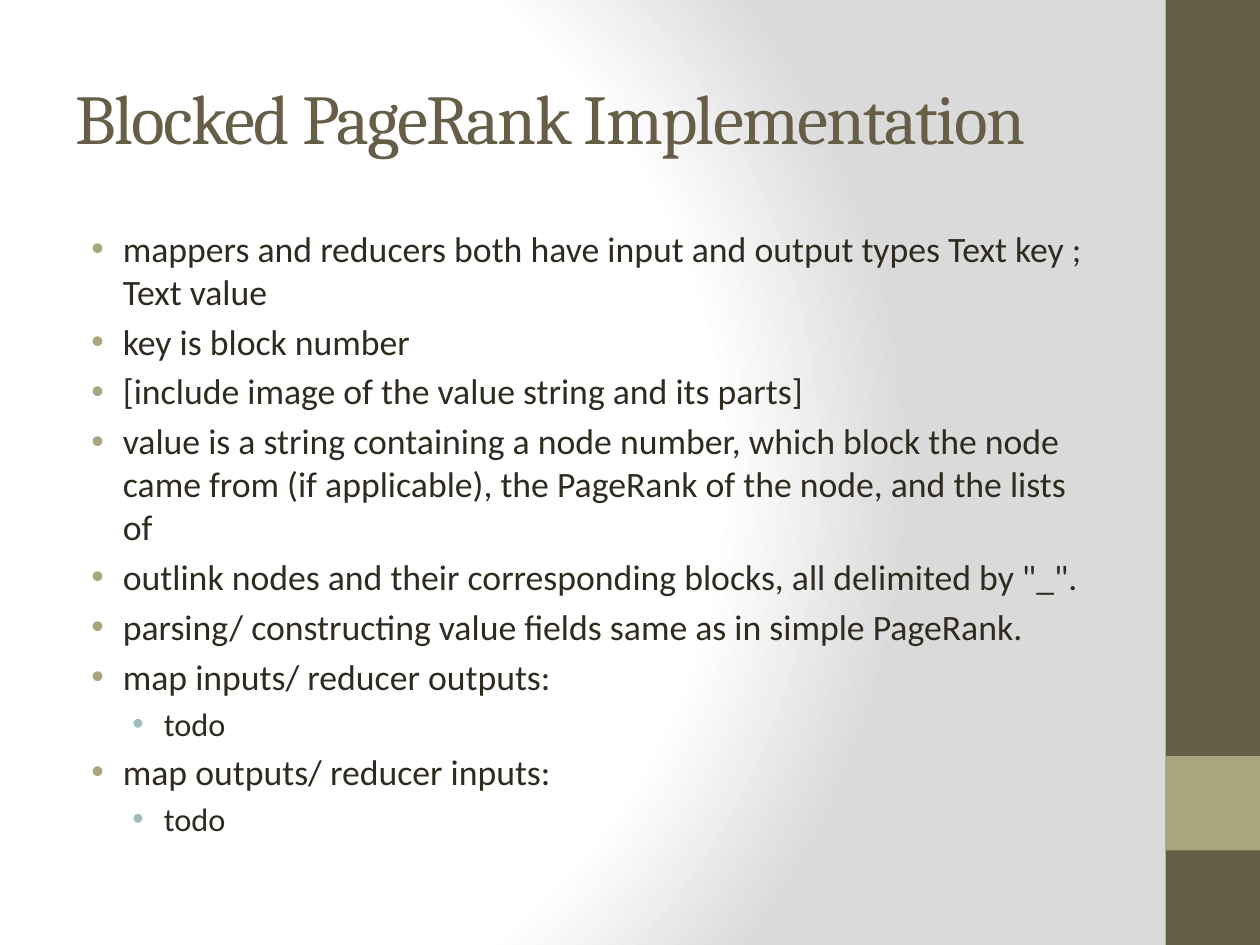
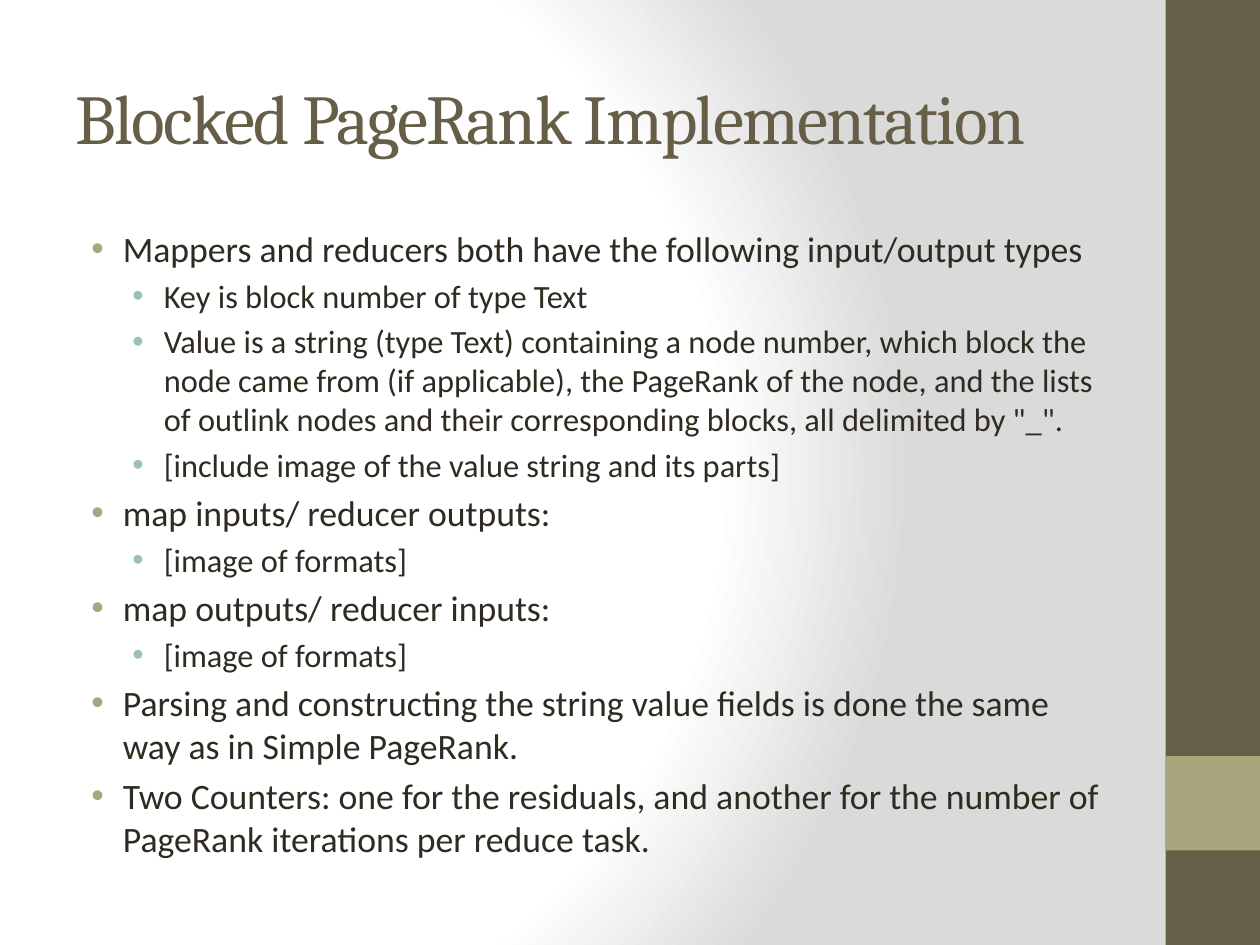
Before and after one commit to piranna0/CS5300P2, a slide deck: slide 9 of presentation.pptx (slide 8 before the commit). Drawn at 1260x945 pixels with LibreOffice and Linux fonts; fonts in the diff are those of the drawing. Boxes give left, top, right and bottom in pixels: in the first picture for what was removed or moved away, otherwise in the second. Text is boxed around its words. In the diff, an @@ line names an element or a change of style, - is before the commit and + after.

```diff
--- a/presentation.pptx
+++ b/presentation.pptx
@@ text at (x1=123, y1=237, x2=1093, y2=437): text changed; size 20.4 to 18.5 pt @@
-• mappers and reducers both have input and output types Text key ; Text value
-• key is block number
+• Mappers and reducers both have the following input/output types
+  • Key is block number of type Text
+  • Value is a string (type Text) containing a node number, which block the node came from (if applicable), the PageRank of the node, and the lists of outlink nodes and their corresponding blocks, all delimited by "_".
@@ text at (x1=123, y1=429, x2=1066, y2=646): paragraphs removed @@
-• value is a string containing a node number, which block the node came from (if applicable), the PageRank of the node, and the lists of
-• outlink nodes and their corresponding blocks, all delimited by "_".
-• parsing/ constructing value fields same as in simple PageRank.
@@ text at (x1=164, y1=453, x2=780, y2=483): size 20.4 to 18.5 pt in "[include image of the value string and ..."; list level 1 to 2 in "[include image of the value ..."; bullet colour #A9A57C to #9CBEBD @@
@@ text at (x1=164, y1=548, x2=407, y2=578): text changed @@
-  • todo
+  • [image of formats]
@@ text at (x1=123, y1=643, x2=1099, y2=858): text changed; size 18.5 to 20.4 pt @@
-  • todo
+  • [image of formats]
+• Parsing and constructing the string value fields is done the same way as in Simple PageRank.
+• Two Counters: one for the residuals, and another for the number of PageRank iterations per reduce task.
```
Also in this commit, not shown: 9 other slides changed, 2 slides added.
